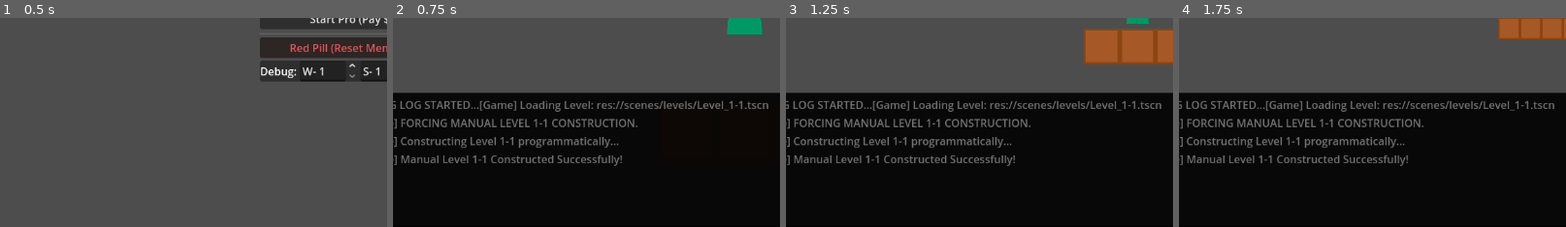
Above: before the commit, frames 1-4 (left to right).
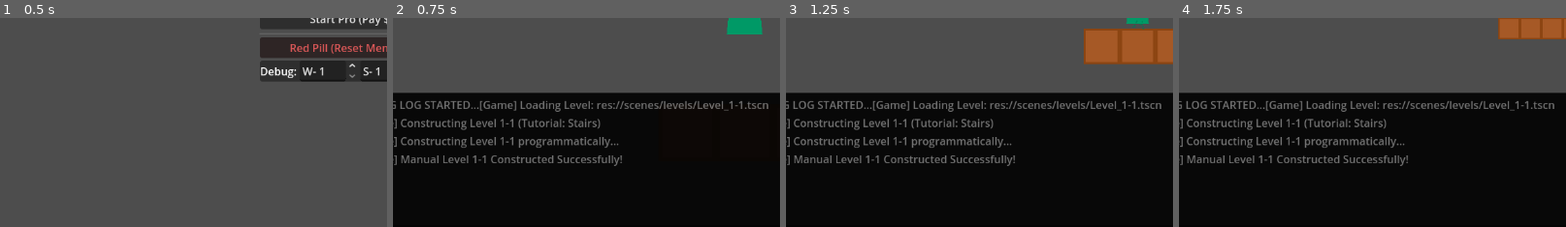
Above: after the commit, the same moments.

Repository: Naoki-kubo64/AI-Action
Game: Godot game, scene res://scenes/main_menu.tscn
Two runs of this game, one before a commit and one after it. Both use one fixed random seed, a clock stepped at 60 frames per second and the inputs below.
Inputs:
- Up to frame 1 (0.5 s): no input
- Up to frame 2 (0.75 s): click "Start Standard (Free)" at 0.5 s
- Up to frame 3 (1.25 s): no input
- Up to frame 4 (1.75 s): no input
The pictures show only the part of the screen within x 5-55%, y 50-100%; the shares and areas given below are measured in that part.

Frame 1 is identical in both runs. In frame 2, 1.4% of the frame differs, in the area x 2-64%, y 48-54%; in frame 3, 1.4%; in frame 4, 1.4%.

Commit message:
feat: implement programmatic level construction for World 1 (1-1 to 1-4)

Diff:
--- a/scripts/controllers/game_controller.gd
+++ b/scripts/controllers/game_controller.gd
@@ -154,66 +154,33 @@
 	var level_path = LevelManager.get_current_level_path()
 	_log("[Game] Loading Level: " + level_path)
 
-	# FORCE MANUAL FOR 1-1 to bypass loading issues
-	if "1-1" in level_path:
-		_log("[Game] FORCING MANUAL LEVEL 1-1 CONSTRUCTION.")
-		_construct_manual_level_1_1($LevelRoot)
-		start_pos = Vector2(96, 400)
-		player.position = start_pos
-		player.velocity = Vector2.ZERO
-		player.execute_action(command_db["STOP"])
-
-		# Reset Camera logic
-		camera.position_smoothing_enabled = false
-		camera.align()
-		await get_tree().process_frame
-		camera.position_smoothing_enabled = true
-		_enter_preview_mode()
-		return
-
-	if not ResourceLoader.exists(level_path):
-		_log("[Game] ERROR: File not found! Checking Fallback...")
-		if "1-1" in level_path:
-			_log("[Game] Constructing MANUAL Level 1-1 (Fallback).")
-			_construct_manual_level_1_1($LevelRoot)
+	# FORCE MANUAL CONSTRUCTION for World 1 levels
+	if "Level_1-" in level_path:
+		var constructed = _construct_world_1_level(level_path, $LevelRoot)
+		if constructed:
 			start_pos = Vector2(96, 400)
-		else:
-			_log("[Game] Using Random Generator.")
-			var level_gen = $LevelGenerator
-			start_pos = level_gen.generate_level($LevelRoot)
-	else:
-		_log("[Game] File found. Loading...")
-		var level_scene = load(level_path)
-		if level_scene:
-			var level_instance = level_scene.instantiate()
-			$LevelRoot.add_child(level_instance)
-			_log("[Game] Level Instantiated Successfully.")
-
-			# Find start pos
-			var start_node = level_instance.get_node_or_null("PlayerStart")
-			if start_node:
-				start_pos = start_node.position
-			else:
-				start_pos = Vector2(100, 100) # Default
-		else:
-			_log("[Game] CRITICAL: Load failed (null). Checking Fallback...")
-
-			if "1-1" in level_path:
-				_log("[Game] Constructing MANUAL Level 1-1 (Fallback).")
-				_construct_manual_level_1_1($LevelRoot)
-				start_pos = Vector2(96, 400)
-			else:
-				_log("[Game] Using Random Generator.")
-				var level_gen = $LevelGenerator
-				start_pos = level_gen.generate_level($LevelRoot)
+			player.position = start_pos
+			player.velocity = Vector2.ZERO
+			player.execute_action(command_db["STOP"])
+
+			camera.position_smoothing_enabled = false
+			camera.align()
+			await get_tree().process_frame
+			camera.position_smoothing_enabled = true
+			_enter_preview_mode()
+			return
+
+	# Fallback: Random Generator for other worlds
+	_log("[Game] Using Random Generator for non-World-1 level.")
+	var level_gen = $LevelGenerator
+	start_pos = level_gen.generate_level($LevelRoot)
 
 	player.position = start_pos
 	player.velocity = Vector2.ZERO
 	player.execute_action(command_db["STOP"])
 
-	# Reset Camera Smoothing immediately to prevent lag
 	camera.position_smoothing_enabled = false
-	camera.align() # Force update
+	camera.align()
 	await get_tree().process_frame
 	camera.position_smoothing_enabled = true
 
@@ -476,3 +443,164 @@
 
 	parent.add_child(goal)
 	_log("[Game] Manual Level 1-1 Constructed Successfully!")
+
+# World 1 Level Dispatcher
+func _construct_world_1_level(level_path: String, parent: Node2D) -> bool:
+	if "1-1" in level_path:
+		_log("[Game] Constructing Level 1-1 (Tutorial: Stairs)")
+		_construct_manual_level_1_1(parent)
+		return true
+	elif "1-2" in level_path:
+		_log("[Game] Constructing Level 1-2 (Gaps)")
+		_construct_manual_level_1_2(parent)
+		return true
+	elif "1-3" in level_path:
+		_log("[Game] Constructing Level 1-3 (Walls)")
+		_construct_manual_level_1_3(parent)
+		return true
+	elif "1-4" in level_path:
+		_log("[Game] Constructing Level 1-4 (Enemies)")
+		_construct_manual_level_1_4(parent)
+		return true
+	else:
+		_log("[Game] Unknown World 1 level: " + level_path)
+		return false
+
+# --- SHARED HELPER ---
+func _create_block(x_idx: int, y_idx: int) -> StaticBody2D:
+	var block = StaticBody2D.new()
+	block.position = Vector2(x_idx * 64, y_idx * 64)
+
+	var col = CollisionShape2D.new()
+	col.position = Vector2(32, 32)
+	var shape = RectangleShape2D.new()
+	shape.size = Vector2(64, 64)
+	col.shape = shape
+	block.add_child(col)
+
+	var rect = ColorRect.new()
+	rect.size = Vector2(64, 64)
+	rect.color = Color(0.55, 0.27, 0.07)
+	block.add_child(rect)
+
+	var inner = ColorRect.new()
+	inner.size = Vector2(56, 56)
+	inner.position = Vector2(4, 4)
+	inner.color = Color(0.65, 0.35, 0.15)
+	rect.add_child(inner)
+
+	return block
+
+func _create_goal(x_idx: int, y_idx: int) -> Area2D:
+	var goal = Area2D.new()
+	goal.name = "GoalArea"
+	goal.add_to_group("goal")
+	goal.position = Vector2(x_idx * 64 + 32, y_idx * 64 + 32)
+
+	var col = CollisionShape2D.new()
+	var shape = RectangleShape2D.new()
+	shape.size = Vector2(64, 64)
+	col.shape = shape
+	goal.add_child(col)
+
+	var viz = ColorRect.new()
+	viz.size = Vector2(64, 64)
+	viz.position = Vector2(-32, -32)
+	viz.color = Color(1, 0.84, 0, 0.7)
+	goal.add_child(viz)
+
+	return goal
+
+# --- LEVEL 1-2: GAPS ---
+func _construct_manual_level_1_2(parent: Node2D):
+	var floor_node = Node2D.new()
+	floor_node.name = "Floor"
+	parent.add_child(floor_node)
+
+	# Start Platform (0-2)
+	for i in range(3):
+		floor_node.add_child(_create_block(i, 8))
+
+	# Gap (3-4)
+
+	# Middle Platform (5-7)
+	for i in range(5, 8):
+		floor_node.add_child(_create_block(i, 8))
+
+	# Bigger Gap (8-10)
+
+	# End Platform (11-14)
+	for i in range(11, 15):
+		floor_node.add_child(_create_block(i, 8))
+
+	parent.add_child(_create_goal(14, 7))
+	_log("[Game] Level 1-2 Constructed!")
+
+# --- LEVEL 1-3: WALLS ---
+func _construct_manual_level_1_3(parent: Node2D):
+	var floor_node = Node2D.new()
+	floor_node.name = "Floor"
+	parent.add_child(floor_node)
+
+	# Start (0-1)
+	for i in range(2):
+		floor_node.add_child(_create_block(i, 8))
+
+	# Wall 1 (x=2, height 2)
+	floor_node.add_child(_create_block(2, 8))
+	floor_node.add_child(_create_block(2, 7))
+
+	# Platform (3-4)
+	for i in range(3, 5):
+		floor_node.add_child(_create_block(i, 8))
+
+	# Wall 2 (x=5, height 3)
+	floor_node.add_child(_create_block(5, 8))
+	floor_node.add_child(_create_block(5, 7))
+	floor_node.add_child(_create_block(5, 6))
+
+	# End Platform (6-9)
+	for i in range(6, 10):
+		floor_node.add_child(_create_block(i, 8))
+
+	parent.add_child(_create_goal(9, 7))
+	_log("[Game] Level 1-3 Constructed!")
+
+# --- LEVEL 1-4: ENEMIES ---
+func _construct_manual_level_1_4(parent: Node2D):
+	var floor_node = Node2D.new()
+	floor_node.name = "Floor"
+	parent.add_child(floor_node)
+
+	# Full flat floor (0-12)
+	for i in range(13):
+		floor_node.add_child(_create_block(i, 8))
+
+	# Add Enemies (simple red hazard blocks for now)
+	var enemy1 = _create_enemy(4, 7)
+	var enemy2 = _create_enemy(8, 7)
+	floor_node.add_child(enemy1)
+	floor_node.add_child(enemy2)
+
+	parent.add_child(_create_goal(12, 7))
+	_log("[Game] Level 1-4 Constructed!")
+
+func _create_enemy(x_idx: int, y_idx: int) -> Area2D:
+	var enemy = Area2D.new()
+	enemy.name = "Enemy"
+	enemy.add_to_group("hazard")
+	enemy.position = Vector2(x_idx * 64 + 32, y_idx * 64 + 32)
+
+	var col = CollisionShape2D.new()
+	var shape = RectangleShape2D.new()
+	shape.size = Vector2(48, 48)
+	col.shape = shape
+	enemy.add_child(col)
+
+	var viz = ColorRect.new()
+	viz.size = Vector2(48, 48)
+	viz.position = Vector2(-24, -24)
+	viz.color = Color(0.8, 0.2, 0.2, 1.0)
+	enemy.add_child(viz)
+
+	return enemy
